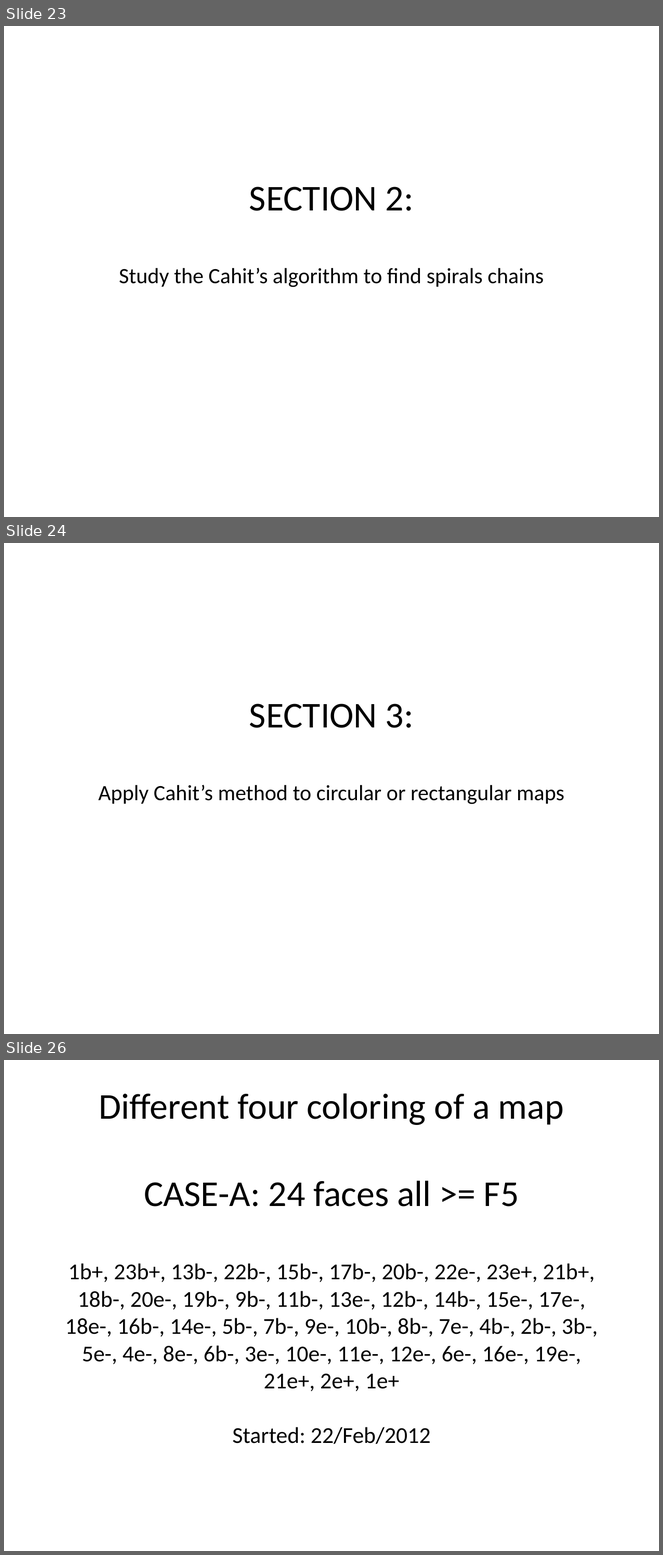
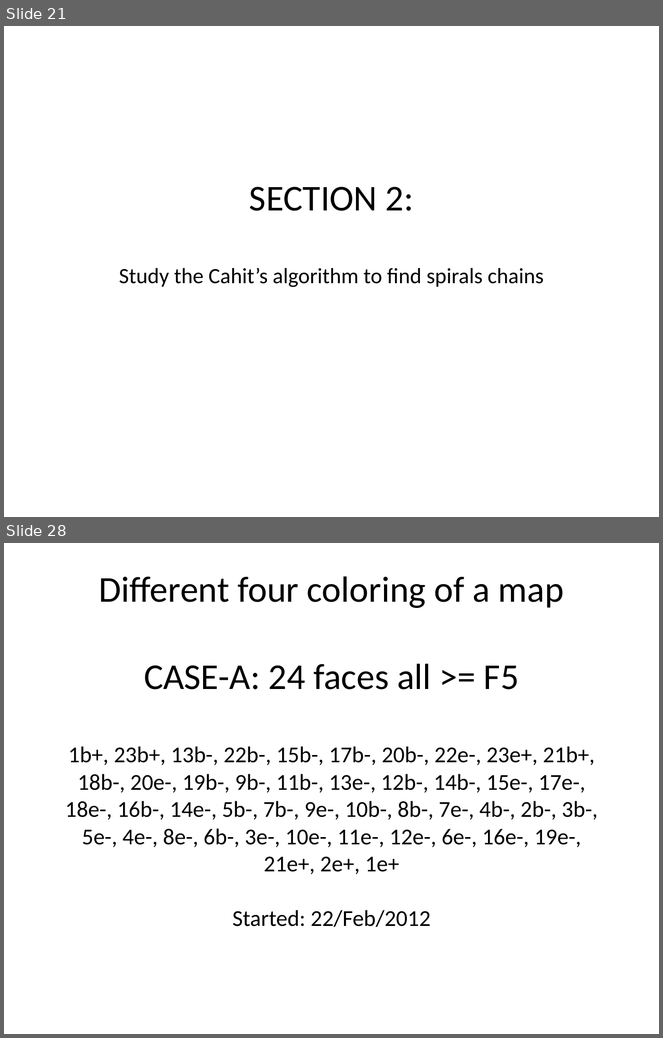
Before and after one commit to stefanutti/maps-coloring-java, a slide deck: ct/ct-docs/cahit-spiral-chains/spiral-chains.ppt. Shown one above the other, each under a label of ours: slides 23, 24 and 26 before the commit, slides 21 and 28 after it; the slides between them are not shown. The pictures are 663x1555 and 663x1038 pixels, drawn with LibreOffice and Linux fonts; fonts in the diff are those of the drawing. Boxes give left, top, right and bottom in pixels: in the first picture for what was removed or moved away, otherwise in the second. Text is boxed around its words. In the diff, an @@ line names an element or a change of style, - is before the commit and + after.

Commit message:
Some updates about Cahit spiral chains.

```diff
--- a/ct/ct-docs/cahit-spiral-chains/spiral-chains.ppt
+++ b/ct/ct-docs/cahit-spiral-chains/spiral-chains.ppt
@@ slide 24 removed at bbox=[4, 543, 659, 1034], background #FFFFFF @@
@@ title removed at bbox=[98, 704, 565, 805] @@
-SECTION 3:
-Apply Cahit’s method to circular or rectangular maps
@@ what was slide 23 is now slide 21 @@
@@ what was slide 26 is now slide 28 @@
```
Also in this commit, not shown: 8 slides changed, 3 slides added, 10 other files.
